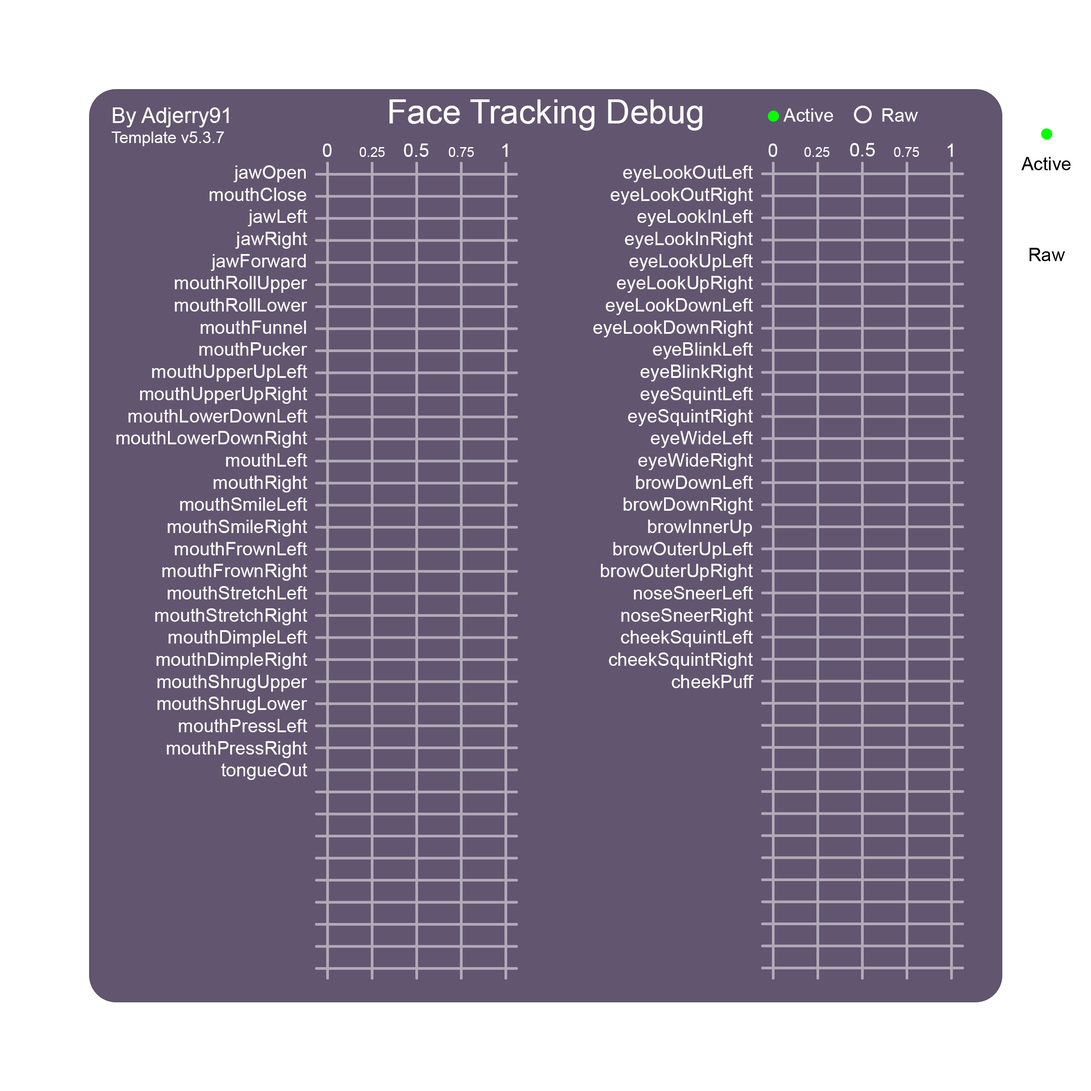
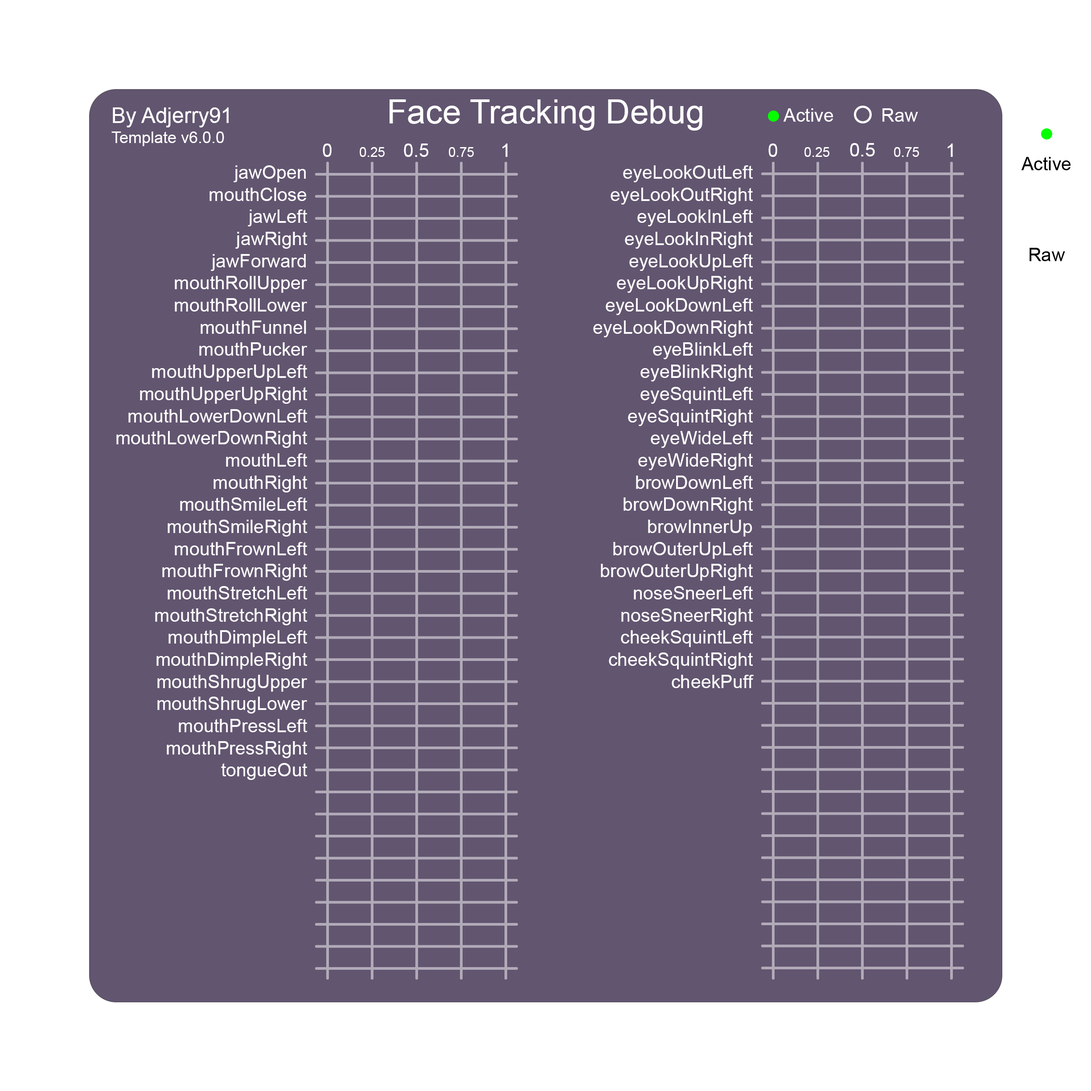
Layer changes from the first 1091 × 1091 image to the second:
painted on "Template Version" over left=189, top=131, right=225, bottom=144
